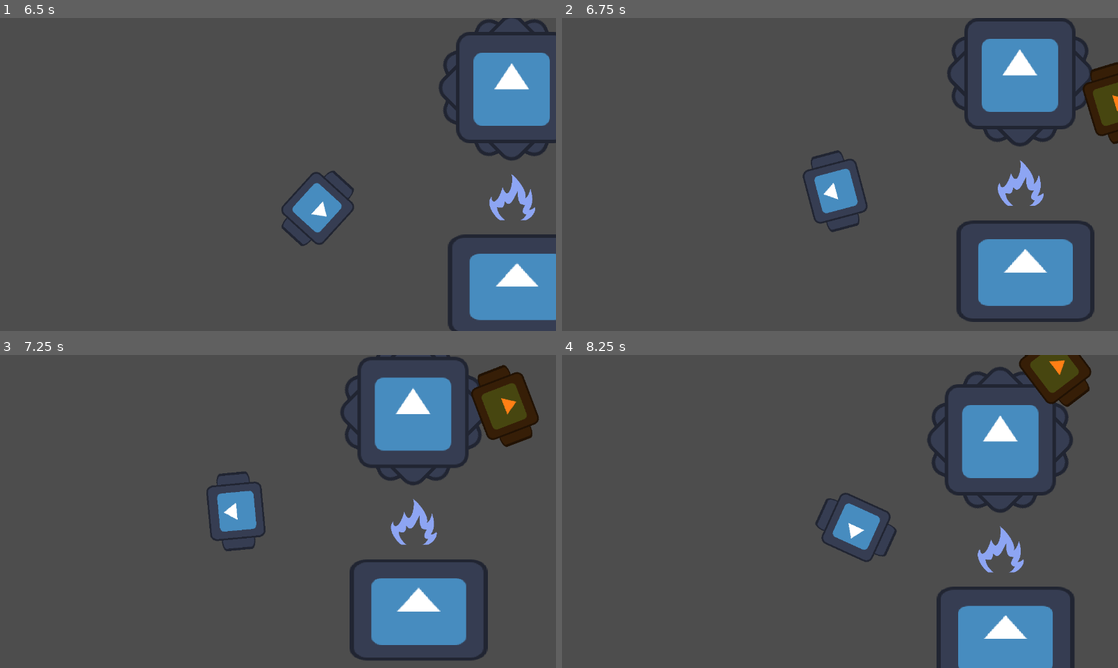
Above: before the commit, frames 1-4 (two rows, left to right).
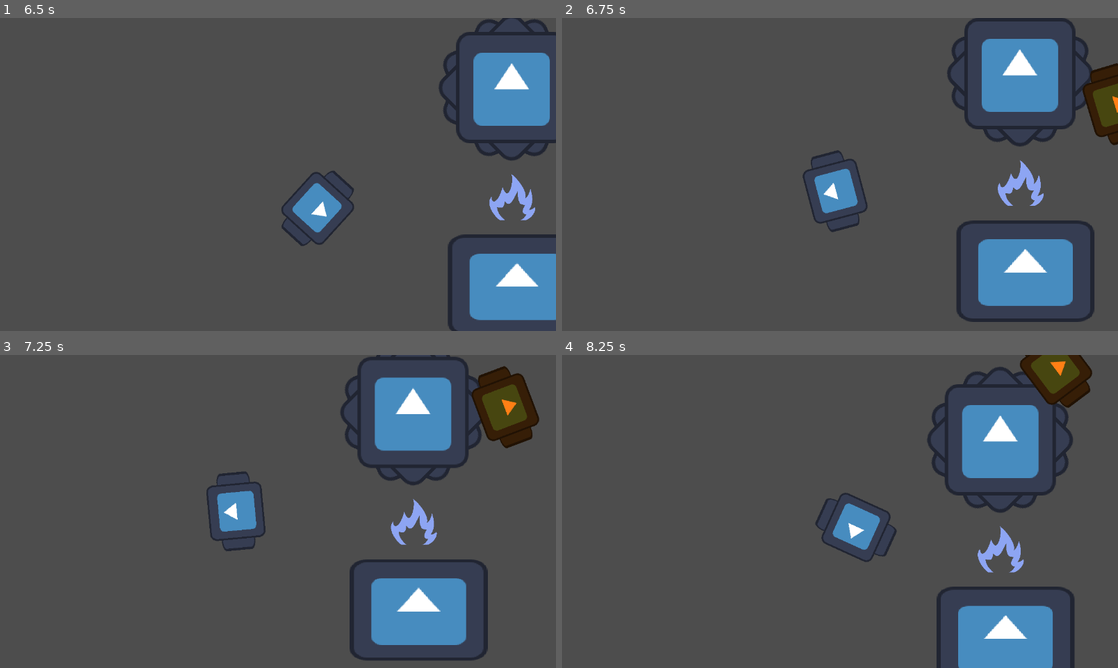
Above: after the commit, the same moments.

Repository: pigslyer/opencold
Game: Godot game, scene res://src/common/TestScene.tscn
The game is run twice, just before and just after one commit, with the same random seed, the same clock (stepped at 60 frames per second) and the same inputs. The engine's default icon, where the game draws it, is replaced by a stand-in: a white triangle on a blue panel in a dark square.
Inputs (mouse positions are in pixels of both pictures, inside the frame that each line leads up to):
- Up to frame 1 (6.5 s): move the mouse to (400, 158) at 0.52 s; hold D (mv_right) 0.53-1.28 s; click (400, 158) at 0.6 s; move the mouse to (166, 190) at 1.27 s; hold S (mv_down) 1.28-2.03 s; tap Shift (mv_sprint) at 1.35, 5.85 s; click (166, 190) at 1.55 s; move the mouse to (333, 105) at 2.02 s; hold D (mv_right) 2.03-2.78 s; click (333, 105) at 2.1 s; move the mouse to (250, 237) at 2.77 s; hold W (mv_up) 2.78-3.53 s; click (250, 237) at 2.85 s; move the mouse to (444, 221) at 3.52 s; hold Shift (mv_sprint) 3.53-4.28 s; hold A (mv_left) 3.53-5.03 s; click (444, 221) at 3.8 s; move the mouse to (111, 127) at 4.27 s; click (111, 127) at 4.35 s; move the mouse to (305, 174) at 5.02 s; hold S (mv_down) 5.03-5.78 s; click (305, 174) at 5.1 s; move the mouse to (194, 96) at 5.77 s; hold D (mv_right) from 5.78 s (still down); click (194, 96) at 6.05 s
- Up to frame 2 (6.75 s): move the mouse to (962, 158) at 6.52 s; release D (mv_right) at 6.53 s; hold W (mv_up) from 6.53 s (still down); click (962, 158) at 6.6 s
- Up to frame 3 (7.25 s): keep holding W (mv_up)
- Up to frame 4 (8.25 s): move the mouse to (728, 527) at 7.27 s; release W (mv_up) at 7.28 s; hold D (mv_right) 7.28-8.03 s; click (728, 527) at 7.35 s; move the mouse to (895, 442) at 8.02 s; hold S (mv_down) from 8.03 s (still down); hold Shift (mv_sprint) from 8.03 s (still down)

Frame 1 is identical in both runs. In frame 2, 0.1% of the frame differs, in the area x 93-100%, y 14-41%; in frame 3, 0.2%, in the area x 84-97%, y 3-30%; in frame 4, 0.1%.

Commit message:
removed physics queries in favor of ray nodes

Diff:
--- a/src/enemies/test_human/TestHuman.gd
+++ b/src/enemies/test_human/TestHuman.gd
@@ -9,6 +9,8 @@
 ## This value ought to be smaller than the [NavigationAgent2D]'s [member NavigationAgent2D.path_desired_distance] value,
 ## so that the unit actually moves in close enough to attack.
 @export_range(0.0, 1000.0, 0.5, "or_greater", "suffix:px") var attack_range: float = 150.0
+## How far away should this unit check when testing if an enemy is within the line of sight.
+@export_range(0.0, 2000.0, 0.5, "or_greater", "suffix:px") var sight_range: float = 1000.0
 ## Value that dictates how much health this unit spawns in with.
 @export_range(0.0, 200.0, 0.5, "or_greater", "suffix:hp") var max_health: float = 100.0
 ## Current health.
@@ -23,6 +25,8 @@
 @onready var navigation_agent: NavigationAgent2D = $NavigationAgent2D
 ## This unit's [Area2D]. Used for seeing enemies.
 @onready var aggro_area: Area2D = $AggroArea
+## This unit's [RayCast2D]. Used for checking the line of sight.
+@onready var ray: RayCast2D = $RayCast2D
 
 ## This unit's current [CharacterBody2D] target. If it doesn't have one, it will spin until it spots one.
 var target: CharacterBody2D = null
@@ -50,9 +54,9 @@
 		rotation_degrees += delta * 30.0
 		for body in aggro_area.get_overlapping_bodies():
 			if body != self and body is CharacterBody2D:
-				var query = PhysicsRayQueryParameters2D.create(position, body.position, Layers.Physics2D.WORLD | Layers.Physics2D.PLAYER)
-				var result = get_world_2d().direct_space_state.intersect_ray(query)
-				if result and result.collider == body:
+				ray.rotation = -rotation
+				ray.target_position = (body.position - position).normalized() * sight_range
+				if ray.get_collider() == body:
 					target = body
 					navigation_agent.target_position = target.position
 					alert_level += delta
@@ -97,13 +101,10 @@
 
 ## TODO: Implement actual weapons, this is just magic bullets currently.
 func fire_weapon() -> void:
-	var target_pos: Vector2 = target.position
-	var space_state = get_world_2d().direct_space_state
+	ray.rotation = -rotation
+	ray.target_position = (target.position - position).normalized() * attack_range
 
-	var query = PhysicsRayQueryParameters2D.create(position, target_pos, Layers.Physics2D.WORLD | Layers.Physics2D.PLAYER)
-	var result = space_state.intersect_ray(query)
-
-	if result.collider is CharacterBody2D and result.collider.has_method("take_damage"):
-		result.collider.take_damage(DamageData.new(attack_damage, self))
-		BulletTrace.make(position, target_pos)
+	if ray.get_collider() is CharacterBody2D and ray.get_collider().has_method("take_damage"):
+		ray.get_collider().take_damage(DamageData.new(attack_damage, self))
+		BulletTrace.make(position, target.position)
 		current_attack_delay = attack_delay
--- a/src/enemies/test_human/TestHuman.tscn
+++ b/src/enemies/test_human/TestHuman.tscn
@@ -22,6 +22,10 @@
 [node name="Sight" type="CollisionPolygon2D" parent="AggroArea"]
 polygon = PackedVector2Array(0, 0, 500, -250, 750, -250, 750, 250, 500, 250)
 
+[node name="RayCast2D" type="RayCast2D" parent="."]
+target_position = Vector2(1000, 0)
+collision_mask = 7
+
 [node name="HumanoidModel" parent="." instance=ExtResource("2_5gfqs")]
 modulate = Color(0.933333, 0, 0.964706, 1)
 
--- a/src/enemies/test_zombie/TestZombie.gd
+++ b/src/enemies/test_zombie/TestZombie.gd
@@ -9,6 +9,8 @@
 ## This value ought to be smaller than the [NavigationAgent2D]'s [member NavigationAgent2D.path_desired_distance] value,
 ## so that the unit actually moves in close enough to attack.
 @export_range(0.0, 1000.0, 0.5, "or_greater", "suffix:px") var attack_range: float = 150.0
+## How far away should this unit check when testing if an enemy is within the line of sight.
+@export_range(0.0, 2000.0, 0.5, "or_greater", "suffix:px") var sight_range: float = 1000.0
 ## Value that dictates how much health this unit spawns in with.
 @export_range(0.0, 200.0, 0.5, "or_greater", "suffix:hp") var max_health: float = 100.0
 ## Current health.
@@ -23,6 +25,8 @@
 @onready var navigation_agent: NavigationAgent2D = $NavigationAgent2D
 ## This unit's [Area2D]. Used for seeing enemies.
 @onready var aggro_area: Area2D = $AggroArea
+## This unit's [RayCast2D]. Used for checking the line of sight.
+@onready var ray: RayCast2D = $RayCast2D
 
 ## This unit's current [CharacterBody2D] target. If it doesn't have one, it will spin until it spots one.
 var target: CharacterBody2D = null
@@ -50,9 +54,9 @@
 		rotation_degrees += delta * 30.0
 		for body in aggro_area.get_overlapping_bodies():
 			if body != self and body is CharacterBody2D:
-				var query = PhysicsRayQueryParameters2D.create(position, body.position, Layers.Physics2D.WORLD | Layers.Physics2D.PLAYER)
-				var result = get_world_2d().direct_space_state.intersect_ray(query)
-				if result and result.collider == body:
+				ray.rotation = -rotation
+				ray.target_position = (body.position - position).normalized() * sight_range
+				if ray.get_collider() == body:
 					target = body
 					navigation_agent.target_position = target.position
 					alert_level += delta
--- a/src/enemies/test_zombie/TestZombie.tscn
+++ b/src/enemies/test_zombie/TestZombie.tscn
@@ -21,6 +21,10 @@
 [node name="Sight" type="CollisionPolygon2D" parent="AggroArea"]
 polygon = PackedVector2Array(0, 0, 500, -250, 750, -250, 750, 250, 500, 250)
 
+[node name="RayCast2D" type="RayCast2D" parent="."]
+target_position = Vector2(1000, 0)
+collision_mask = 7
+
 [node name="HumanoidModel" parent="." instance=ExtResource("1_xspq4")]
 modulate = Color(1, 0.498039, 0.0823529, 1)
 
